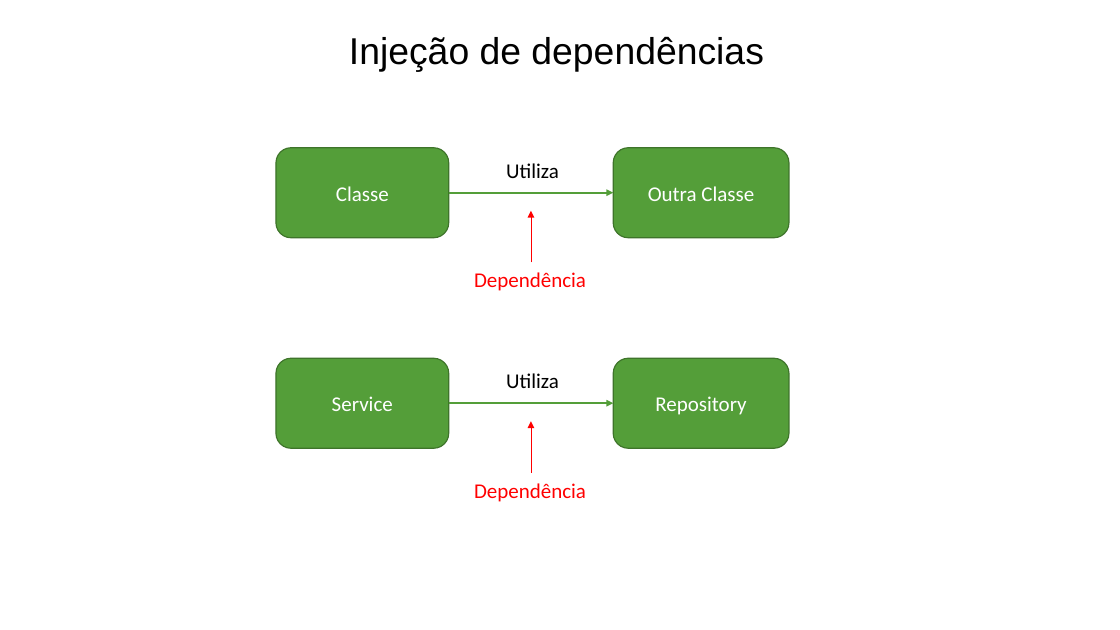
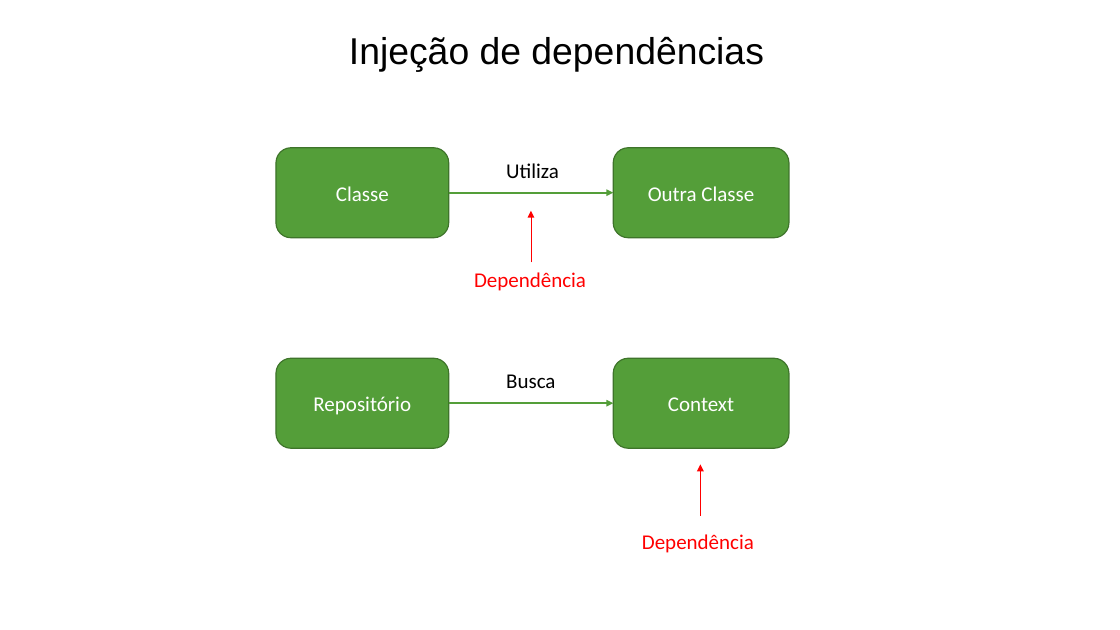
Before and after one commit to prodest/workshop-aspnet-core-mvc, a slide deck: slide 49 of workshop-aspnet-core-mvc.pptx. Drawn at 1120x630 pixels with LibreOffice and Linux fonts; fonts in the diff are those of the drawing; background and template pictures are left out. Boxes give left, top, right and bottom in pixels: in the first picture for what was removed or moved away, otherwise in the second. Text is boxed around its words. In the diff, an @@ line names an element or a change of style, - is before the commit and + after.

Commit message:
Ajustes no startup. Atualização da apresentação com injeção de dependências.

```diff
--- a/workshop-aspnet-core-mvc.pptx
+++ b/workshop-aspnet-core-mvc.pptx
@@ text at box(506, 374, 555, 388): text changed @@
-Utiliza
+Busca
@@ text in rounded rectangle at box(313, 396, 411, 415): text changed @@
-Service
+Repositório
@@ text in rounded rectangle at box(668, 397, 734, 411): text changed @@
-Repository
+Context
@@ arrow moved from (531, 473) - (531, 421) to (701, 516) - (701, 465) @@
@@ text "Dependência": place and size @@
-text "Dependência" at box(474, 483, 586, 502)
+text "Dependência" at box(642, 534, 754, 553)
```
Also in this commit, not shown: 8 slides added, 2 other files.
